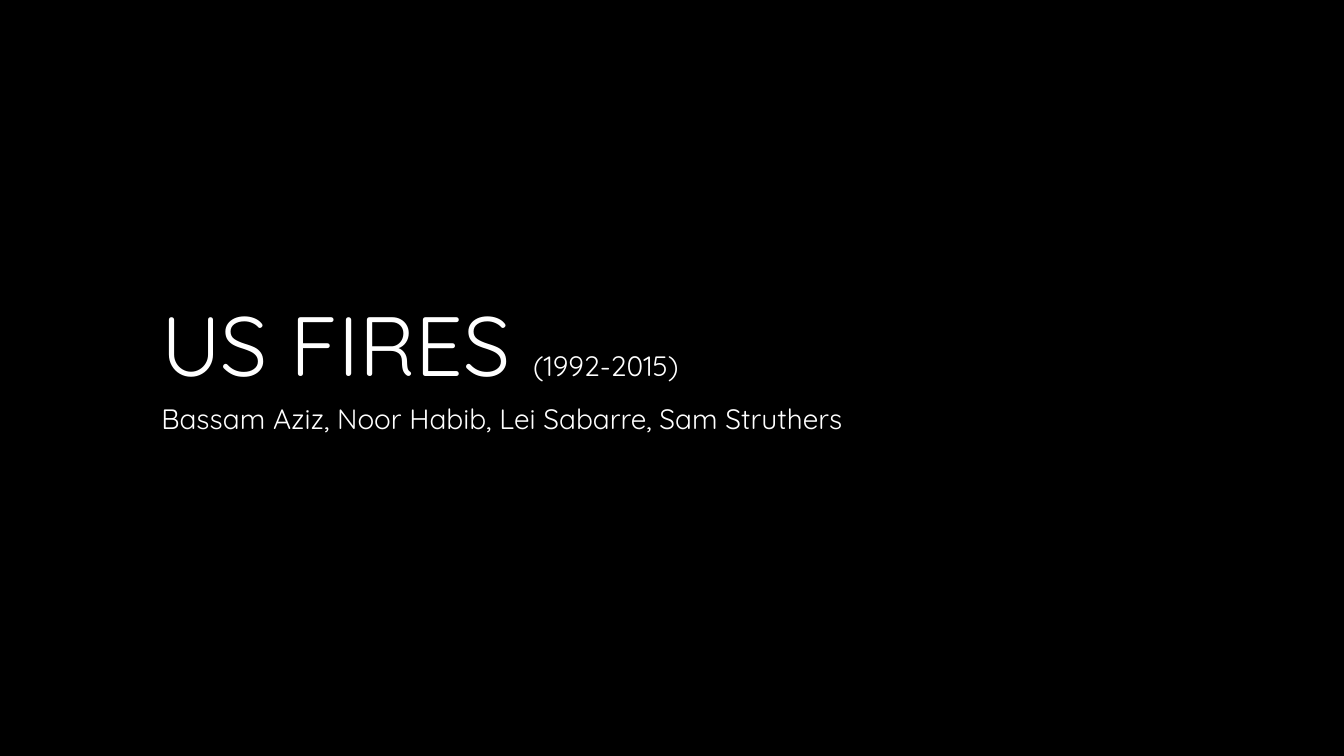
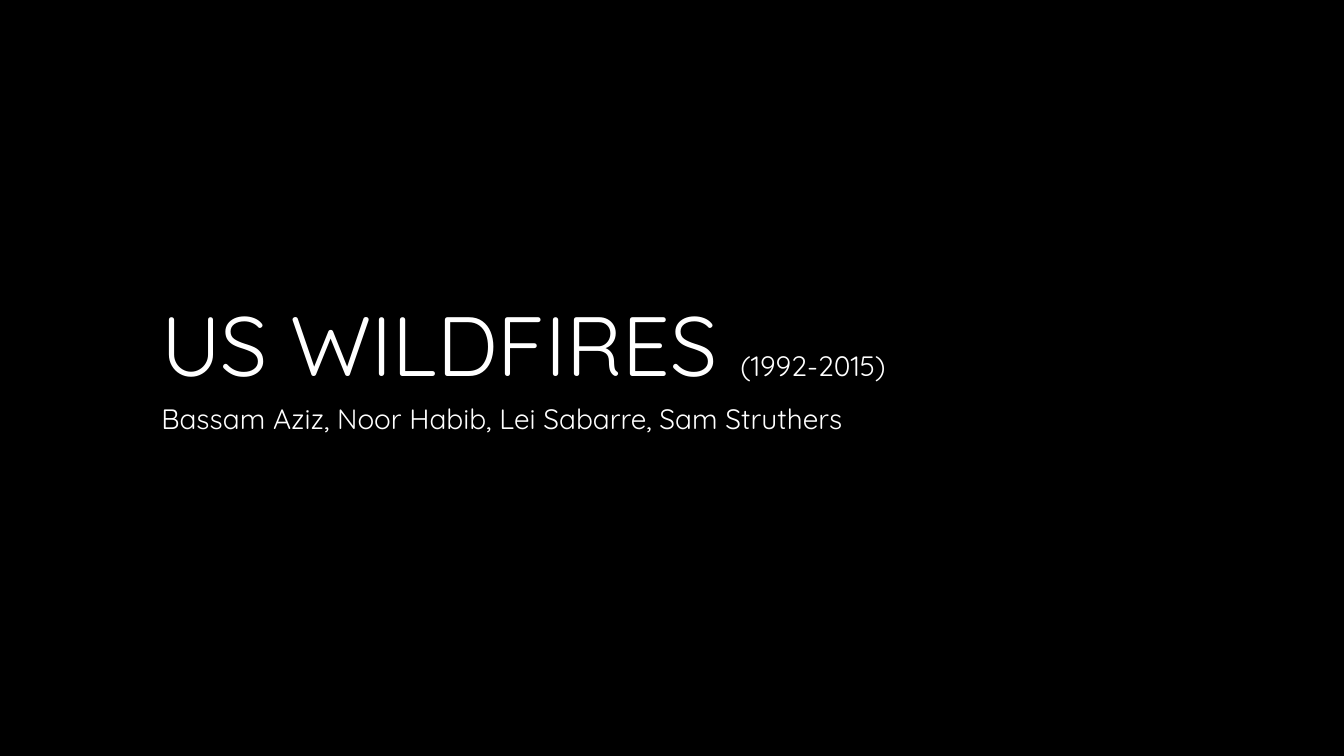
Before and after one commit to nvhabib91/project1, a slide deck: slide 1 of Presentation - Project 1.pptx. Drawn at 1344x756 pixels with LibreOffice and Linux fonts; fonts in the diff are those of the drawing; background and template pictures are left out. Boxes give left, top, right and bottom in pixels: in the first picture for what was removed or moved away, otherwise in the second. Text is boxed around its words. In the diff, an @@ line names an element or a change of style, - is before the commit and + after.

```diff
--- a/Presentation - Project 1.pptx
+++ b/Presentation - Project 1.pptx
@@ title at box(161, 316, 885, 382): text changed; size 20 to 60 pt @@
-US FIRES (1992-2015)
+US WILDFIRES (1992-2015)
```
Also in this commit, not shown: 7 other slides changed, 1 slide removed, 1 other file.
